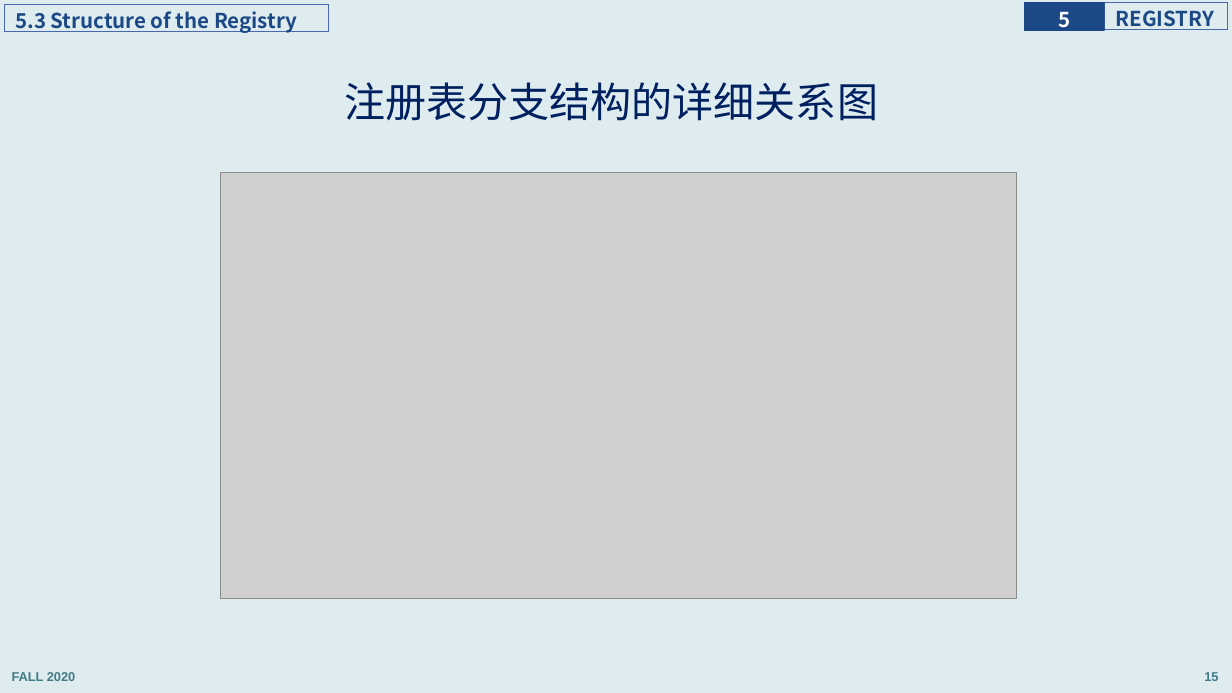
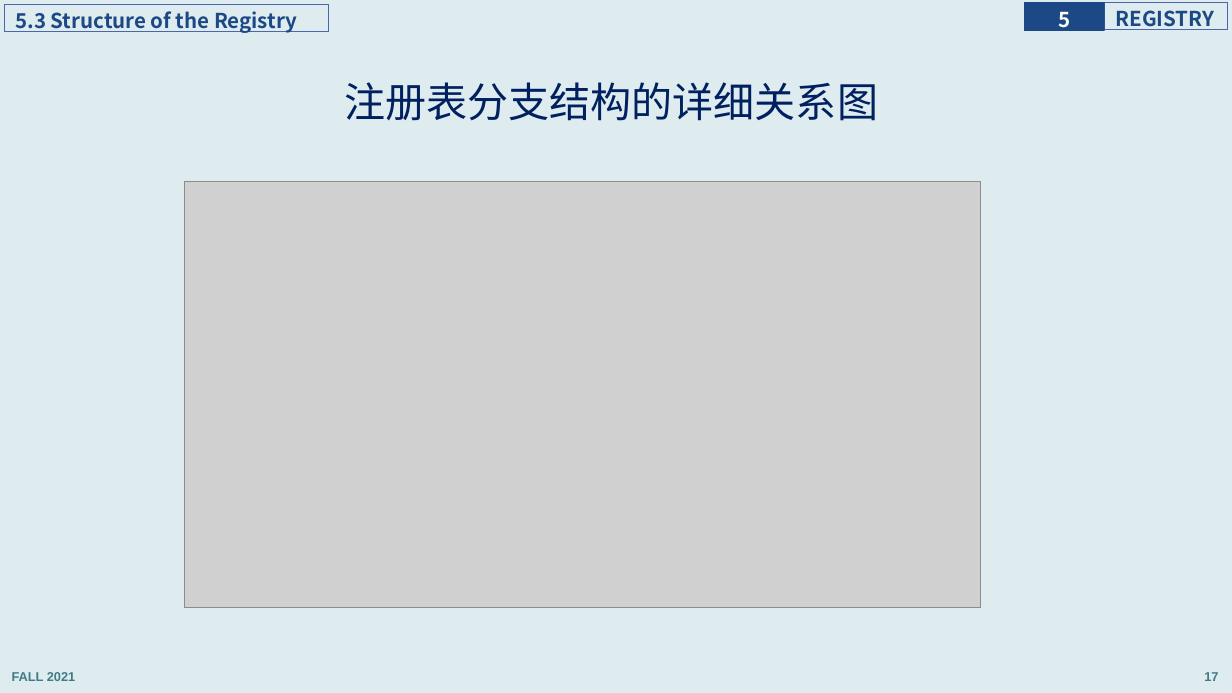
Before and after one commit to principleWindows/win-principle-2021, a slide deck: slide 17 of slides/instruction/principleWindows_5.pptx (slide 15 before the commit). Drawn at 1232x693 pixels with LibreOffice and Linux fonts; fonts in the diff are those of the drawing; grey boxes stand for pictures. Boxes give left, top, right and bottom in pixels: in the first picture for what was removed or moved away, otherwise in the second. Text is boxed around its words. In the diff, an @@ line names an element or a change of style, - is before the commit and + after.

```diff
--- a/slides/instruction/principleWindows_5.pptx
+++ b/slides/instruction/principleWindows_5.pptx
@@ picture moved from (x1=220, y1=173, x2=1017, y2=599) to (x1=184, y1=181, x2=981, y2=607) @@
@@ text at (x1=12, y1=672, x2=75, y2=681): text changed @@
-FALL 2020
+FALL 2021
@@ page number at (x1=1204, y1=672, x2=1218, y2=681): text changed @@
-15
+17
```
Also in this commit, not shown: 31 other slides changed, 6 slides added, 21 other files.
